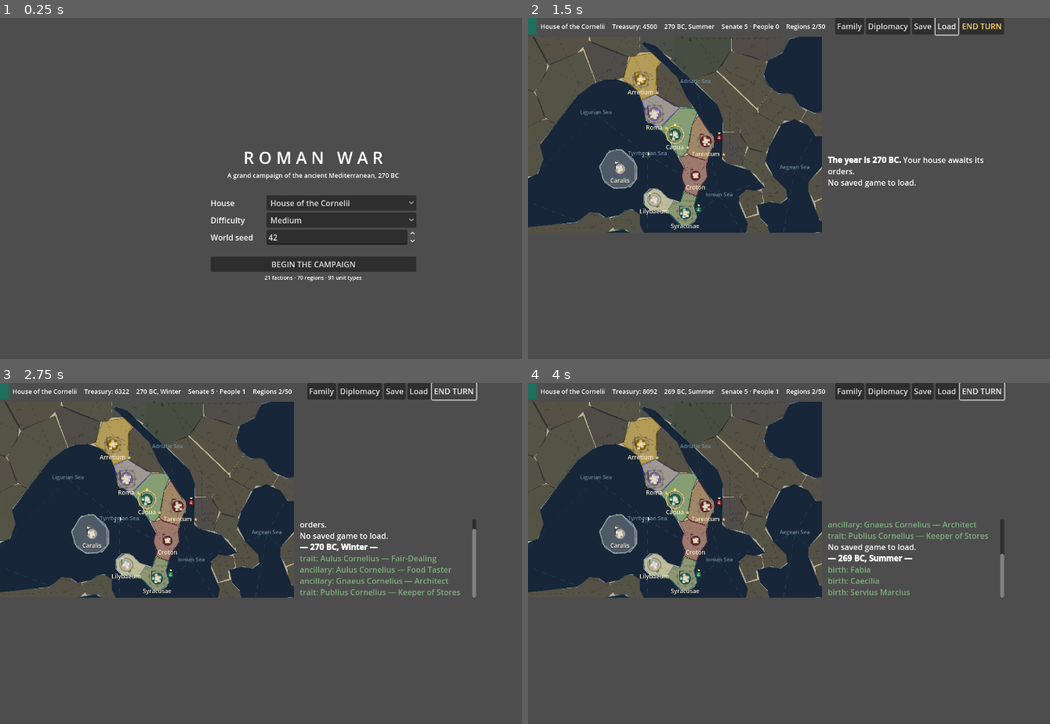
Above: before the commit, frames 1-4 (two rows, left to right).
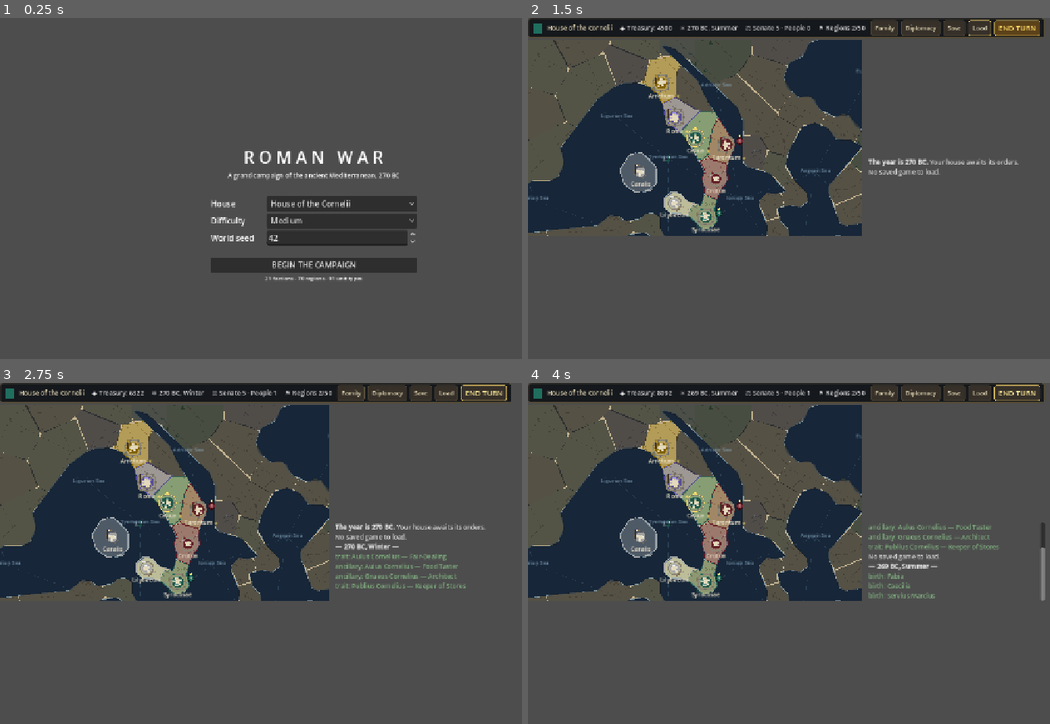
Above: after the commit, the same moments.

Repository: zhynek/Roman-War
Game: Godot game, scene res://src/ui/main.tscn
The game is run twice, just before and just after one commit, with the same random seed, the same clock (stepped at 60 frames per second) and the same inputs.
Inputs:
- Up to frame 1 (0.25 s): no input
- Up to frame 2 (1.5 s): click "BEGIN THE CAMPAIGN" at 0.5 s; click "Load" at 1.25 s
- Up to frame 3 (2.75 s): click "END TURN" at 2 s
- Up to frame 4 (4 s): click "Load" at 2.75 s; click "END TURN" at 3.5 s

The runs differ from the first frame. In frame 1, 2.1% of the frame differs, in the area x 40-80%, y 39-78%; in frame 2, 22%; in frame 3, 23%; in frame 4, 23%, in the area x 0-100%, y 0-64%.

Commit message:
One visual vocabulary: UiStyle theme, styled chrome, resizable window
UiStyle owns the palette every panel previously copy-pasted (the parchment
header color lived in three files), the terrain tints the map paints with,
a built Theme (StyleBoxFlat buttons with hover and pressed states, themed
option buttons, dark tooltip panels, separator and text colors), and the
FNV-1a hash that settlement icons and terrain decor already used - the one
sanctioned source of cosmetic jitter. The campaign screen applies the theme
at its root, so scattered per-control overrides collapse into semantics.

The top bar grows to a framed 40px strip with stat glyphs (treasury, season
and date, senate standings, victory progress) and END TURN becomes a themed
gold variation instead of a font-color override. The project now stretches
canvas_items with expand aspect, so resizing the window scales the UI
instead of dumping raw pixels. The label text the smoke test pins is
unchanged. The rendering section of project.godot is untouched - the macOS
export needs it as it stands.

Co-Authored-By: Claude Fable 5 <noreply@anthropic.com>
Claude-Session: https://claude.ai/code/session_011jY1n8PNmzV5Va3usWeDpw

Diff:
--- a/project.godot
+++ b/project.godot
@@ -14,6 +14,8 @@
 
 window/size/viewport_width=1280
 window/size/viewport_height=800
+window/stretch/mode="canvas_items"
+window/stretch/aspect="expand"
 
 [rendering]
 
--- a/src/ui/campaign_screen.gd
+++ b/src/ui/campaign_screen.gd
@@ -28,6 +28,7 @@
 
 func _ready() -> void:
 	set_anchors_preset(Control.PRESET_FULL_RECT)
+	theme = UiStyle.build_theme()
 	var root := VBoxContainer.new()
 	root.set_anchors_preset(Control.PRESET_FULL_RECT)
 	add_child(root)
@@ -83,22 +84,27 @@
 	refresh()
 
 
-func _build_top_bar() -> HBoxContainer:
+func _build_top_bar() -> PanelContainer:
+	var frame := PanelContainer.new()
+	frame.custom_minimum_size = Vector2(0, 40)
 	var bar := HBoxContainer.new()
-	bar.custom_minimum_size = Vector2(0, 34)
+	bar.add_theme_constant_override("separation", 6)
+	frame.add_child(bar)
 
 	var faction: Dictionary = game.data.factions[game.state["player_faction"]]
 	var swatch := ColorRect.new()
 	swatch.color = Color.html(faction.get("color", "#808080"))
-	swatch.custom_minimum_size = Vector2(18, 18)
+	swatch.custom_minimum_size = Vector2(20, 20)
+	swatch.size_flags_vertical = Control.SIZE_SHRINK_CENTER
 	bar.add_child(swatch)
 
 	for key in ["faction", "treasury", "date", "senate", "victory"]:
 		var label := Label.new()
-		label.add_theme_font_size_override("font_size", 13)
+		label.size_flags_vertical = Control.SIZE_SHRINK_CENTER
 		bar.add_child(label)
 		top_labels[key] = label
 	top_labels["faction"].text = " %s   " % faction["name"]
+	top_labels["faction"].add_theme_color_override("font_color", UiStyle.PARCHMENT)
 
 	bar.add_child(_spacer())
 	bar.add_child(_bar_button("Family", func(): family_panel.open_for(game)))
@@ -106,23 +112,24 @@
 	bar.add_child(_bar_button("Save", _save_game))
 	bar.add_child(_bar_button("Load", _load_game))
 	var end_turn := _bar_button("END TURN", _end_turn)
-	end_turn.add_theme_color_override("font_color", Color(1, 0.85, 0.4))
+	end_turn.theme_type_variation = &"EndTurnButton"
 	bar.add_child(end_turn)
-	return bar
+	return frame
 
 
 func refresh() -> void:
 	var faction: Dictionary = game.state["factions"][game.state["player_faction"]]
-	top_labels["treasury"].text = "Treasury: %d   " % int(faction["treasury"])
+	top_labels["treasury"].text = "◆ Treasury: %d   " % int(faction["treasury"])
 	var year := int(game.state["year"])
 	var year_text := "%d BC" % -year if year < 0 else "AD %d" % year
-	top_labels["date"].text = "%s, %s   " % [year_text, String(game.state["season"]).capitalize()]
+	var season_mark := "☀" if String(game.state["season"]) == "summer" else "❄"
+	top_labels["date"].text = "%s %s, %s   " % [season_mark, year_text, String(game.state["season"]).capitalize()]
 	if game.data.factions[game.state["player_faction"]].get("is_roman_house", false):
-		top_labels["senate"].text = "Senate %.0f · People %.0f   " \
+		top_labels["senate"].text = "⚖ Senate %.0f · People %.0f   " \
 			% [float(faction["senate_standing"]), float(faction["popular_standing"])]
 	var progress := game.victory_progress()
 	if not progress.is_empty():
-		top_labels["victory"].text = "Regions %d/%d" \
+		top_labels["victory"].text = "⚑ Regions %d/%d" \
 			% [int(progress["regions_held"]), int(progress["regions_needed"])]
 
 	# The map's live overlays: reachability for the selected army, zone
--- a/src/ui/map/map_layers.gd
+++ b/src/ui/map/map_layers.gd
@@ -17,15 +17,6 @@
 const FOG_VEIL := Color(0.10, 0.11, 0.14, 0.62)
 const FOG_TOKEN := Color(0.16, 0.16, 0.18)
 
-const TERRAIN_TINTS := {
-	"plains": Color(0.62, 0.68, 0.42, 0.5),
-	"forest": Color(0.38, 0.52, 0.33, 0.5),
-	"hills": Color(0.68, 0.62, 0.40, 0.5),
-	"mountains": Color(0.58, 0.54, 0.50, 0.55),
-	"desert": Color(0.80, 0.72, 0.48, 0.55),
-	"steppe": Color(0.70, 0.68, 0.45, 0.5),
-	"marsh": Color(0.46, 0.58, 0.47, 0.5),
-}
 const DECOR_DENSITY := {  # glyph count per cell by terrain, scaled by zoom bucket
 	"mountains": 5, "hills": 4, "forest": 5, "marsh": 3, "desert": 4, "steppe": 2, "plains": 2,
 }
@@ -59,7 +50,7 @@
 		if cell.is_empty():
 			return
 		var terrain: String = view.game.data.regions[region_id].get("terrain", "plains")
-		var tint: Color = MapLayers.TERRAIN_TINTS.get(terrain, MapLayers.TERRAIN_TINTS["plains"])
+		var tint: Color = UiStyle.TERRAIN_TINTS.get(terrain, UiStyle.TERRAIN_TINTS["plains"])
 		for tri in cell["tris"]:
 			draw_colored_polygon(tri, tint)
 		_draw_decor(cell, region_id, terrain)
@@ -72,12 +63,12 @@
 		if bucket >= 2:
 			budget += budget / 2 + 1
 		var bounds: Rect2 = cell["bounds"]
-		var seed_hash := SettlementIcons._fnv(region_id)
+		var seed_hash := UiStyle.fnv(region_id)
 		var placed := 0
 		var attempt := 0
 		while placed < budget and attempt < budget * 4:
-			var fx := float(SettlementIcons._fnv_step(seed_hash, attempt * 2) % 1000) / 1000.0
-			var fy := float(SettlementIcons._fnv_step(seed_hash, attempt * 2 + 1) % 1000) / 1000.0
+			var fx := float(UiStyle.fnv_step(seed_hash, attempt * 2) % 1000) / 1000.0
+			var fy := float(UiStyle.fnv_step(seed_hash, attempt * 2 + 1) % 1000) / 1000.0
 			attempt += 1
 			var spot := bounds.position + Vector2(bounds.size.x * fx, bounds.size.y * fy)
 			var inside := false
@@ -87,7 +78,7 @@
 					break
 			if not inside:
 				continue
-			_draw_glyph(terrain, spot, SettlementIcons._fnv_step(seed_hash, attempt))
+			_draw_glyph(terrain, spot, UiStyle.fnv_step(seed_hash, attempt))
 			placed += 1
 
 	func _draw_glyph(terrain: String, spot: Vector2, jitter: int) -> void:
--- a/src/ui/map/settlement_icons.gd
+++ b/src/ui/map/settlement_icons.gd
@@ -46,7 +46,7 @@
 		owner_color: Color) -> void:
 	var level := int(params["level"])
 	var radius := footprint_radius(level)
-	var seed_hash := _fnv(String(params["region"]))
+	var seed_hash := UiStyle.fnv(String(params["region"]))
 	var culture := String(params["culture"])
 
 	# Ground pad under the buildings, in the owner's color family.
@@ -92,7 +92,7 @@
 	var count := 2 + level
 	for i in range(count):
 		var angle := TAU * float(i) / float(count) + float(seed_hash % 628) / 100.0
-		var distance := radius * (0.28 + 0.34 * float(_fnv_step(seed_hash, i) % 100) / 100.0)
+		var distance := radius * (0.28 + 0.34 * float(UiStyle.fnv_step(seed_hash, i) % 100) / 100.0)
 		var spot := center + Vector2.from_angle(angle) * distance
 		var half := 1.7 + 0.45 * level
 		canvas.draw_rect(Rect2(spot - Vector2(half, half), Vector2(half, half) * 2.0), wall_tint)
@@ -180,7 +180,7 @@
 	# Tribal: an irregular polygon, jittered by the region hash.
 	var segments := 9
 	for i in range(segments):
-		var wobble := 0.8 + 0.34 * float(_fnv_step(seed_hash, i) % 100) / 100.0
+		var wobble := 0.8 + 0.34 * float(UiStyle.fnv_step(seed_hash, i) % 100) / 100.0
 		ring.append(center + Vector2.from_angle(TAU * float(i) / float(segments)) * radius * wobble)
 	return ring
 
@@ -253,15 +253,3 @@
 
 static func _contrast_ink(background: Color) -> Color:
 	return Color(0.08, 0.08, 0.1) if background.get_luminance() > 0.5 else Color(0.95, 0.94, 0.9)
-
-
-static func _fnv(text: String) -> int:
-	## FNV-1a over the id's bytes: the one sanctioned source of UI jitter.
-	var hash_value := 2166136261
-	for byte in text.to_utf8_buffer():
-		hash_value = ((hash_value ^ byte) * 16777619) & 0xFFFFFFFF
-	return hash_value
-
-
-static func _fnv_step(seed_hash: int, step: int) -> int:
-	return ((seed_hash ^ (step * 2654435761)) * 16777619) & 0xFFFFFFFF
--- a/src/ui/panels/diplomacy_panel.gd
+++ b/src/ui/panels/diplomacy_panel.gd
@@ -129,7 +129,7 @@
 	var label := Label.new()
 	label.text = text
 	label.add_theme_font_size_override("font_size", 14)
-	label.add_theme_color_override("font_color", Color(0.95, 0.9, 0.75))
+	label.add_theme_color_override("font_color", UiStyle.PARCHMENT)
 	_content.add_child(label)
 
 
--- a/src/ui/panels/family_panel.gd
+++ b/src/ui/panels/family_panel.gd
@@ -43,7 +43,7 @@
 		"child": "Child", "spouse": "Spouse"}.get(character["role"], "")
 	header.text = "%s — %s, age %d" % [sheet["name"], role_tag, int(sheet["age"])]
 	header.add_theme_font_size_override("font_size", 14)
-	header.add_theme_color_override("font_color", Color(0.95, 0.9, 0.75))
+	header.add_theme_color_override("font_color", UiStyle.PARCHMENT)
 	_content.add_child(header)
 
 	if character["role"] in ["leader", "heir", "family"]:
--- a/src/ui/panels/region_panel.gd
+++ b/src/ui/panels/region_panel.gd
@@ -244,7 +244,7 @@
 
 ## --- Small builders -------------------------------------------------------
 
-func _header(text: String, font_size: int, color: Color = Color(0.95, 0.9, 0.75)) -> void:
+func _header(text: String, font_size: int, color: Color = UiStyle.PARCHMENT) -> void:
 	var label := Label.new()
 	label.text = text
 	label.add_theme_font_size_override("font_size", font_size)
@@ -263,10 +263,10 @@
 
 
 func _breakdown(title: String, factors: Array) -> void:
-	_label(title, Color(0.95, 0.9, 0.75))
+	_label(title, UiStyle.PARCHMENT)
 	for factor in factors:
 		var value := float(factor["value"])
-		var color := Color(0.55, 0.85, 0.55) if value >= 0 else Color(0.9, 0.55, 0.5)
+		var color := UiStyle.GOOD if value >= 0 else UiStyle.BAD
 		_label("    %s  %+.1f" % [String(factor["label"]).replace("_", " "), value], color)
 
 
--- /dev/null
+++ b/src/ui/theme/ui_style.gd
@@ -0,0 +1,94 @@
+class_name UiStyle
+extends RefCounted
+## The campaign UI's one visual vocabulary: the palette every panel shares,
+## the terrain tints the map paints with, the built Theme that styles every
+## control, and the FNV-1a hash that is the single sanctioned source of
+## cosmetic jitter (never state.rng_state — determinism lives in the core).
+
+const PARCHMENT := Color(0.95, 0.9, 0.75)
+const PARCHMENT_BRIGHT := Color(1.0, 0.97, 0.86)
+const INK := Color(0.85, 0.85, 0.85)
+const INK_DIM := Color(0.62, 0.64, 0.66)
+const GOOD := Color(0.55, 0.85, 0.55)
+const BAD := Color(0.9, 0.55, 0.5)
+const GOLD := Color(1.0, 0.85, 0.4)
+const PANEL_BG := Color(0.125, 0.115, 0.105)
+const PANEL_EDGE := Color(0.34, 0.30, 0.22)
+const BUTTON_BG := Color(0.21, 0.19, 0.16)
+const BUTTON_HOVER := Color(0.29, 0.26, 0.20)
+const BUTTON_PRESSED := Color(0.15, 0.14, 0.12)
+const END_TURN_BG := Color(0.36, 0.26, 0.10)
+const END_TURN_HOVER := Color(0.46, 0.34, 0.13)
+const TOOLTIP_BG := Color(0.07, 0.08, 0.10, 0.94)
+
+const TERRAIN_TINTS := {
+	"plains": Color(0.62, 0.68, 0.42, 0.5),
+	"forest": Color(0.38, 0.52, 0.33, 0.5),
+	"hills": Color(0.68, 0.62, 0.40, 0.5),
+	"mountains": Color(0.58, 0.54, 0.50, 0.55),
+	"desert": Color(0.80, 0.72, 0.48, 0.55),
+	"steppe": Color(0.70, 0.68, 0.45, 0.5),
+	"marsh": Color(0.46, 0.58, 0.47, 0.5),
+}
+
+
+static func build_theme() -> Theme:
+	var theme := Theme.new()
+	theme.default_font_size = 13
+
+	theme.set_stylebox("normal", "Button", _box(BUTTON_BG, PANEL_EDGE))
+	theme.set_stylebox("hover", "Button", _box(BUTTON_HOVER, PANEL_EDGE.lightened(0.15)))
+	theme.set_stylebox("pressed", "Button", _box(BUTTON_PRESSED, PANEL_EDGE))
+	theme.set_stylebox("disabled", "Button", _box(Color(0.16, 0.16, 0.16), Color(0.25, 0.25, 0.25)))
+	theme.set_stylebox("focus", "Button", _box(BUTTON_BG, GOLD, 1))
+	theme.set_color("font_color", "Button", PARCHMENT)
+	theme.set_color("font_hover_color", "Button", PARCHMENT_BRIGHT)
+	theme.set_color("font_pressed_color", "Button", PARCHMENT)
+	theme.set_color("font_disabled_color", "Button", INK_DIM)
+	theme.set_font_size("font_size", "Button", 12)
+
+	theme.set_type_variation("EndTurnButton", "Button")
+	theme.set_stylebox("normal", "EndTurnButton", _box(END_TURN_BG, GOLD))
+	theme.set_stylebox("hover", "EndTurnButton", _box(END_TURN_HOVER, GOLD.lightened(0.2)))
+	theme.set_stylebox("pressed", "EndTurnButton", _box(END_TURN_BG.darkened(0.25), GOLD))
+	theme.set_color("font_color", "EndTurnButton", GOLD)
+	theme.set_color("font_hover_color", "EndTurnButton", Color(1.0, 0.92, 0.6))
+	theme.set_font_size("font_size", "EndTurnButton", 15)
+
+	for options_type in ["OptionButton", "MenuButton"]:
+		theme.set_stylebox("normal", options_type, _box(BUTTON_BG, PANEL_EDGE))
+		theme.set_stylebox("hover", options_type, _box(BUTTON_HOVER, PANEL_EDGE.lightened(0.15)))
+		theme.set_stylebox("pressed", options_type, _box(BUTTON_PRESSED, PANEL_EDGE))
+		theme.set_color("font_color", options_type, PARCHMENT)
+		theme.set_font_size("font_size", options_type, 12)
+
+	theme.set_stylebox("panel", "PanelContainer", _box(TOOLTIP_BG, PANEL_EDGE))
+	theme.set_color("font_color", "Label", INK)
+	theme.set_color("default_color", "RichTextLabel", INK)
+	theme.set_color("separator", "HSeparator", PANEL_EDGE)
+	return theme
+
+
+static func _box(background: Color, edge: Color, border_width: int = 1) -> StyleBoxFlat:
+	var box := StyleBoxFlat.new()
+	box.bg_color = background
+	box.border_color = edge
+	box.set_border_width_all(border_width)
+	box.set_corner_radius_all(4)
+	box.content_margin_left = 9.0
+	box.content_margin_right = 9.0
+	box.content_margin_top = 4.0
+	box.content_margin_bottom = 4.0
+	return box
+
+
+static func fnv(text: String) -> int:
+	## FNV-1a over the id's bytes: stable across runs, saves, and platforms.
+	var hash_value := 2166136261
+	for byte in text.to_utf8_buffer():
+		hash_value = ((hash_value ^ byte) * 16777619) & 0xFFFFFFFF
+	return hash_value
+
+
+static func fnv_step(seed_hash: int, step: int) -> int:
+	return ((seed_hash ^ (step * 2654435761)) * 16777619) & 0xFFFFFFFF
--- a/tools/dev_screenshot.gd
+++ b/tools/dev_screenshot.gd
@@ -31,7 +31,9 @@
 		_screen = CampaignScreen.create(_game)
 		root.add_child(_screen)
 	elif _frames == 4:
-		_screen.size = Vector2(root.size)
+		# In canvas_items stretch mode the canvas space differs from window
+		# pixels; the viewport rect is the truth.
+		_screen.size = _screen.get_viewport_rect().size
 	elif _frames == 14:
 		_arrange()
 	elif _frames >= 20 and _frames <= 38:
Not shown, added: src/ui/theme/ui_style.gd.uid
